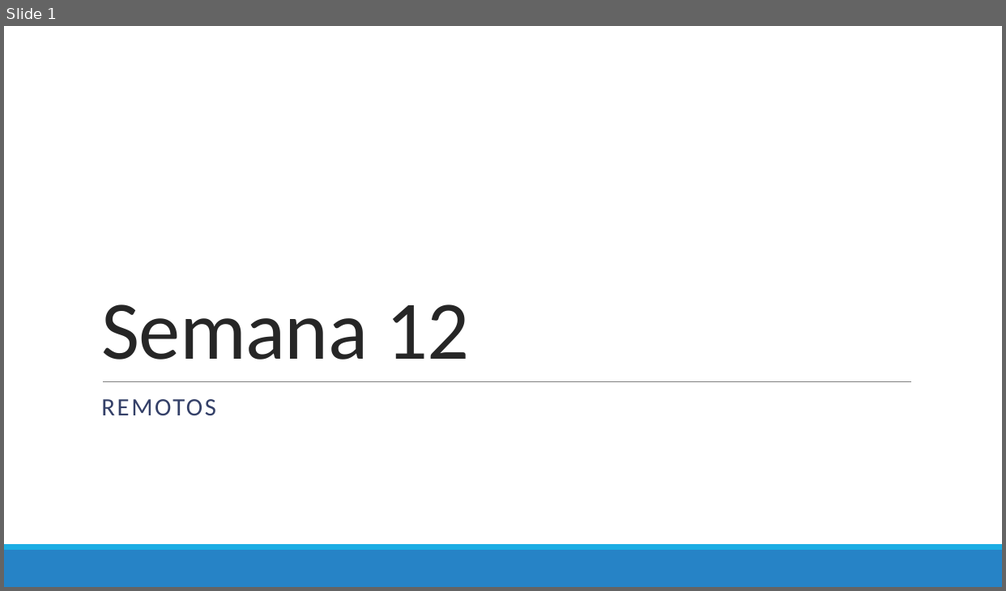
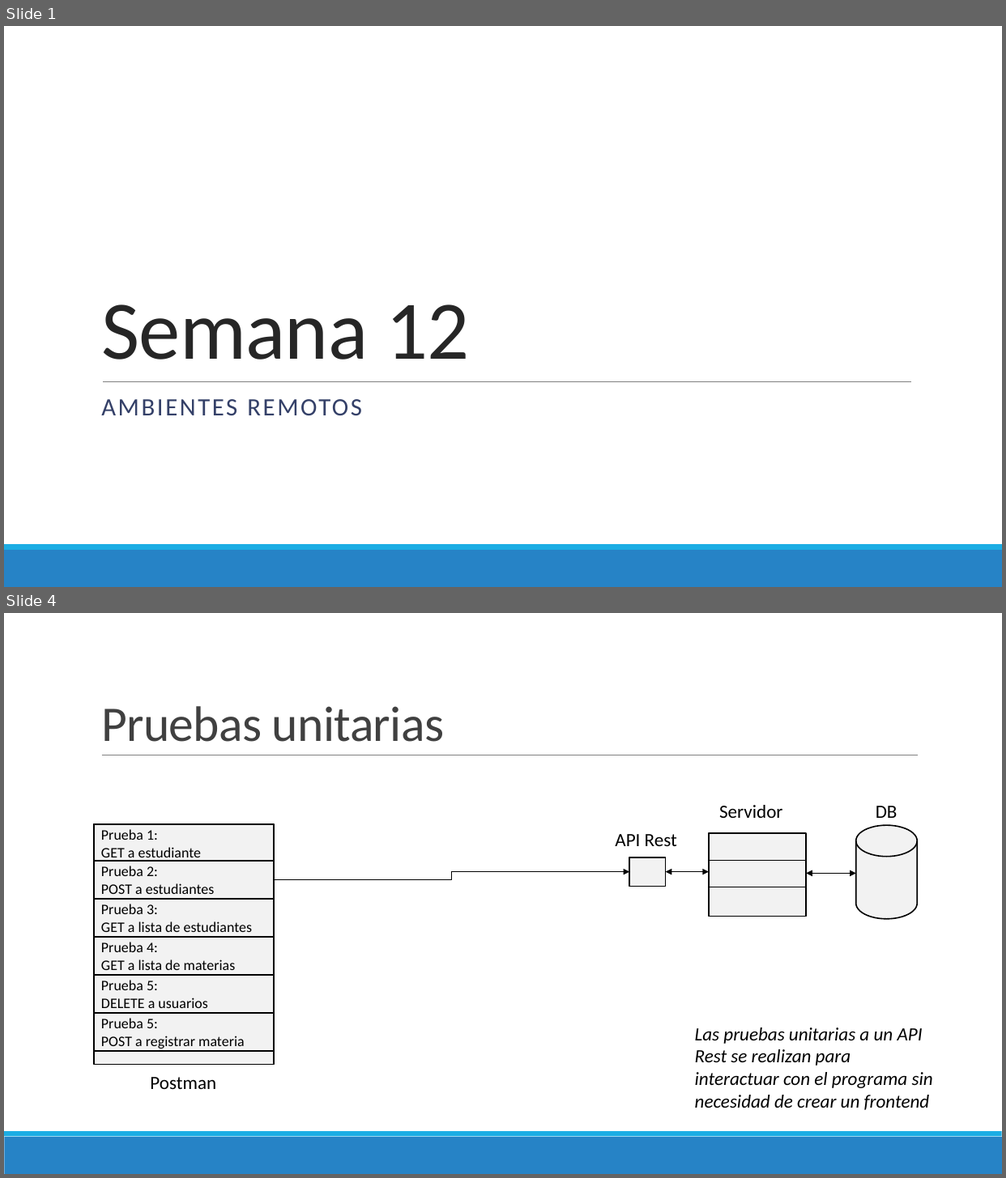
Before and after one commit to Domiciano/PrograRed201, a slide deck: Semana 12/Semana 12.pptx. Shown one above the other, each under a label of ours: slide 1 before the commit, slides 1 and 4 after it; the slides between them are not shown. The pictures are 1006x591 and 1006x1178 pixels, drawn with LibreOffice and Linux fonts; fonts in the diff are those of the drawing. Boxes give left, top, right and bottom in pixels: in the first picture for what was removed or moved away, otherwise in the second. Text is boxed around its words. In the diff, an @@ line names an element or a change of style, - is before the commit and + after.

```diff
--- a/Semana 12/Semana 12.pptx
+++ b/Semana 12/Semana 12.pptx
@@ slide 4 added at [4, 613, 1002, 1174], background #FFFFFF; not listed: 2 template elements that a slide beside it also shows @@
@@ title added at [101, 706, 444, 742], 48 pt, text #404040 @@
+Pruebas unitarias
@@ line added from (102, 756) to (918, 756), #808080 0.5 pt @@
@@ text added at [719, 805, 782, 818], 18 pt, text #000000 @@
+Servidor
@@ text added at [876, 806, 897, 818], 18 pt, text #000000 @@
+DB
@@ rectangle added at [94, 824, 275, 1064], fill #F2F2F2, outline #000000 1.25 pt @@
@@ rectangle added at [94, 824, 275, 862], fill #F2F2F2, outline #000000 1.25 pt, 14 pt, text #000000 @@
+Prueba 1:
+GET a estudiante
@@ cylinder added at [856, 825, 918, 919], fill #F2F2F2, outline #000000 1.25 pt @@
@@ text added at [615, 834, 677, 846], 18 pt, text #000000 @@
+API Rest
@@ rectangle added at [710, 833, 807, 862], fill #F2F2F2, outline #000000 1.25 pt @@
@@ rectangle added at [94, 861, 275, 899], fill #F2F2F2, outline #000000 1.25 pt, 14 pt, text #000000 @@
+Prueba 2:
+POST a estudiantes
@@ elbow arrow added from (275, 880) to (630, 872), #000000 1 pt @@
@@ rectangle added at [630, 858, 666, 887], fill #F2F2F2, outline #000000 1.25 pt @@
@@ double arrow added from (666, 872) to (709, 872), #000000 1 pt @@
@@ rectangle added at [710, 860, 807, 889], fill #F2F2F2, outline #000000 1.25 pt @@
@@ double arrow added from (807, 874) to (856, 874), #000000 1 pt @@
@@ rectangle added at [94, 899, 275, 937], fill #F2F2F2, outline #000000 1.25 pt, 14 pt, text #000000 @@
+Prueba 3:
+GET a lista de estudiantes
@@ rectangle added at [710, 888, 807, 917], fill #F2F2F2, outline #000000 1.25 pt @@
@@ rectangle added at [94, 937, 275, 975], fill #F2F2F2, outline #000000 1.25 pt, 14 pt, text #000000 @@
+Prueba 4:
+GET a lista de materias
@@ rectangle added at [94, 975, 275, 1013], fill #F2F2F2, outline #000000 1.25 pt, 14 pt, text #000000 @@
+Prueba 5:
+DELETE a usuarios
@@ rectangle added at [94, 1013, 275, 1052], fill #F2F2F2, outline #000000 1.25 pt, 14 pt, text #000000 @@
+Prueba 5:
+POST a registrar materia
@@ text added at [695, 1028, 933, 1110], 18 pt, text #000000, italic @@
+Las pruebas unitarias a un API Rest se realizan para interactuar con el programa sin necesidad de crear un frontend
@@ text added at [150, 1077, 216, 1089], 18 pt, text #000000 @@
+Postman
@@ slide 1 changed as well @@
@@ subtitle at [101, 399, 362, 416]: text changed @@
-REMOTOS
+AMBIENTES REMOTOS
```
Also in this commit, not shown: 6 other slides changed, 8 other slides added.
